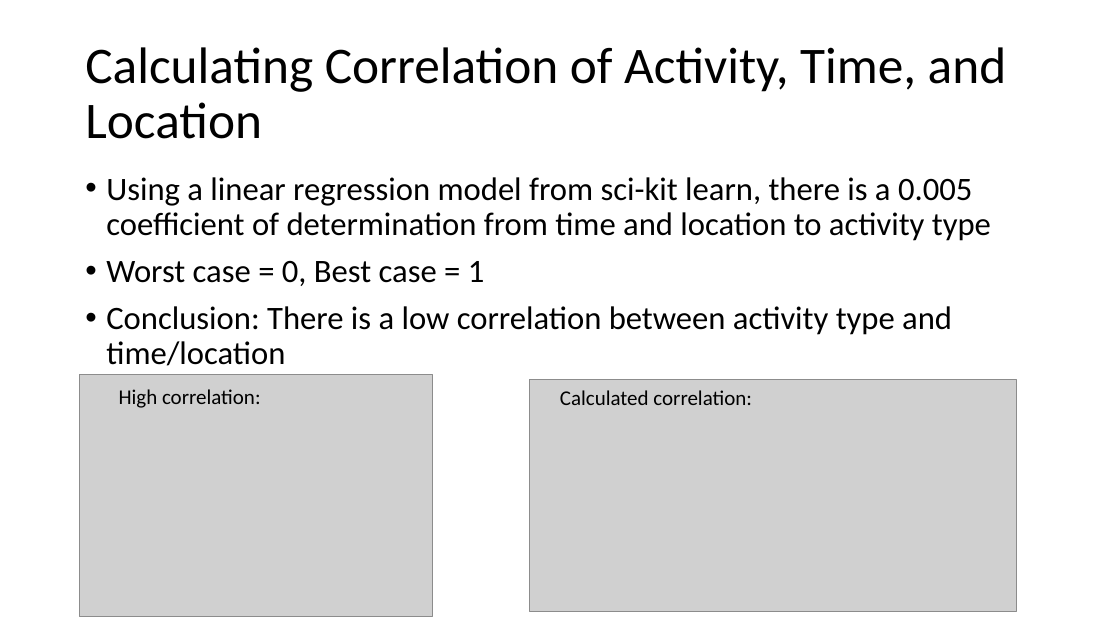
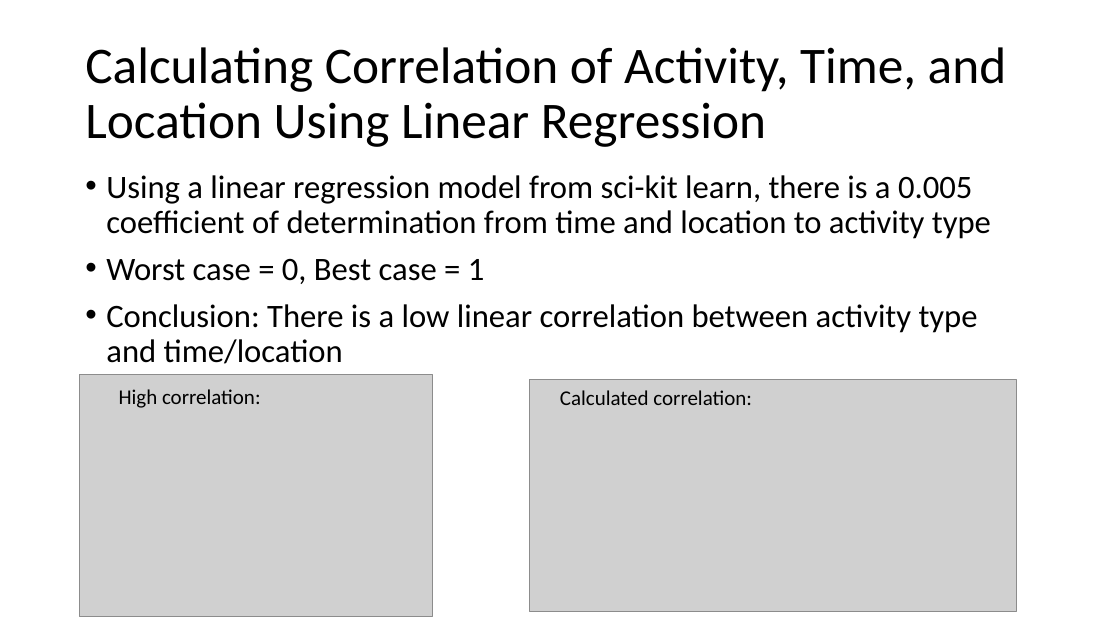
Before and after one commit to ian-mcnichols/CS_480, a slide deck: slide 6 of 480_HW1.pptx. Drawn at 1120x630 pixels with LibreOffice and Linux fonts; fonts in the diff are those of the drawing; grey boxes stand for pictures. Boxes give left, top, right and bottom in pixels: in the first picture for what was removed or moved away, otherwise in the second. Text is boxed around its words. In the diff, an @@ line names an element or a change of style, - is before the commit and + after.

```diff
--- a/480_HW1.pptx
+++ b/480_HW1.pptx
@@ title at (85,47,1006,147): text changed @@
-Calculating Correlation of Activity, Time, and Location
+Calculating Correlation of Activity, Time, and Location Using Linear Regression
@@ text at (106,304,978,364): text changed @@
-• Conclusion: There is a low correlation between activity type and time/location
+• Conclusion: There is a low linear correlation between activity type and time/location
```
Also in this commit, not shown: 4 other slides changed, 4 slides added, 3 other files.
